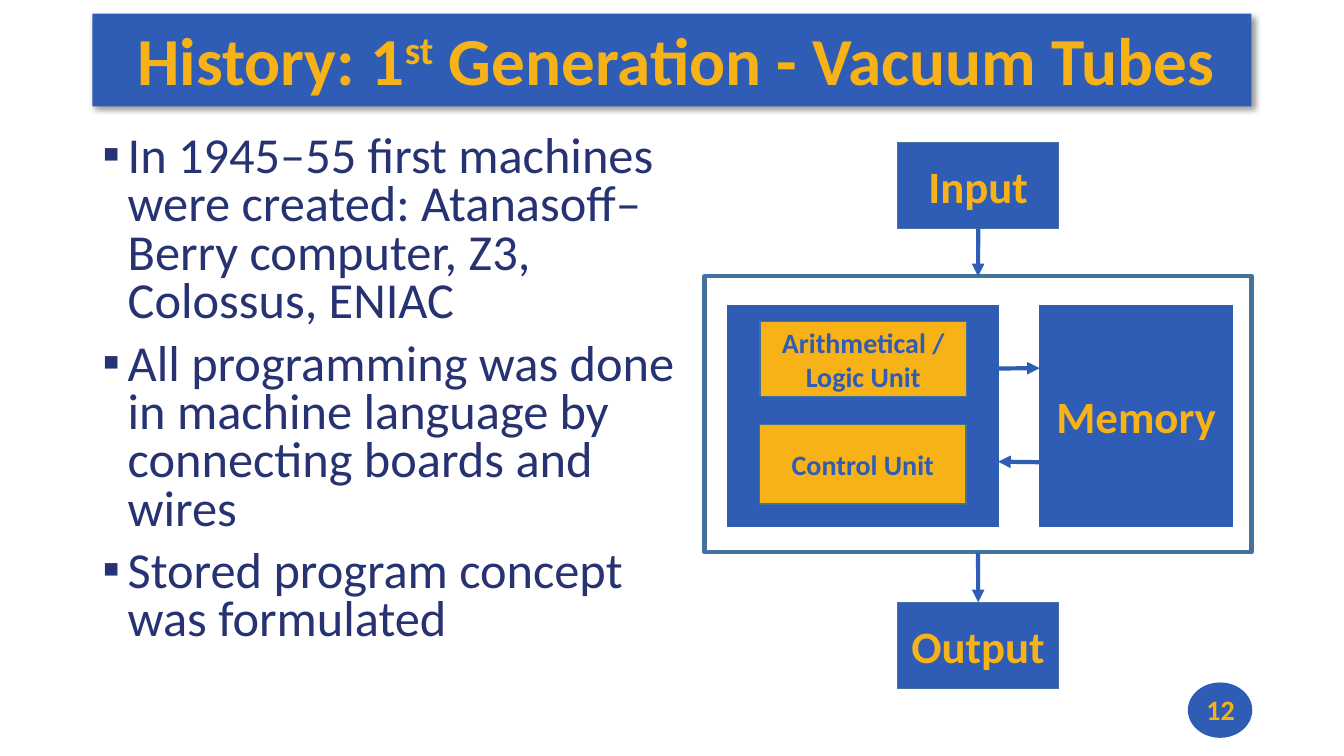
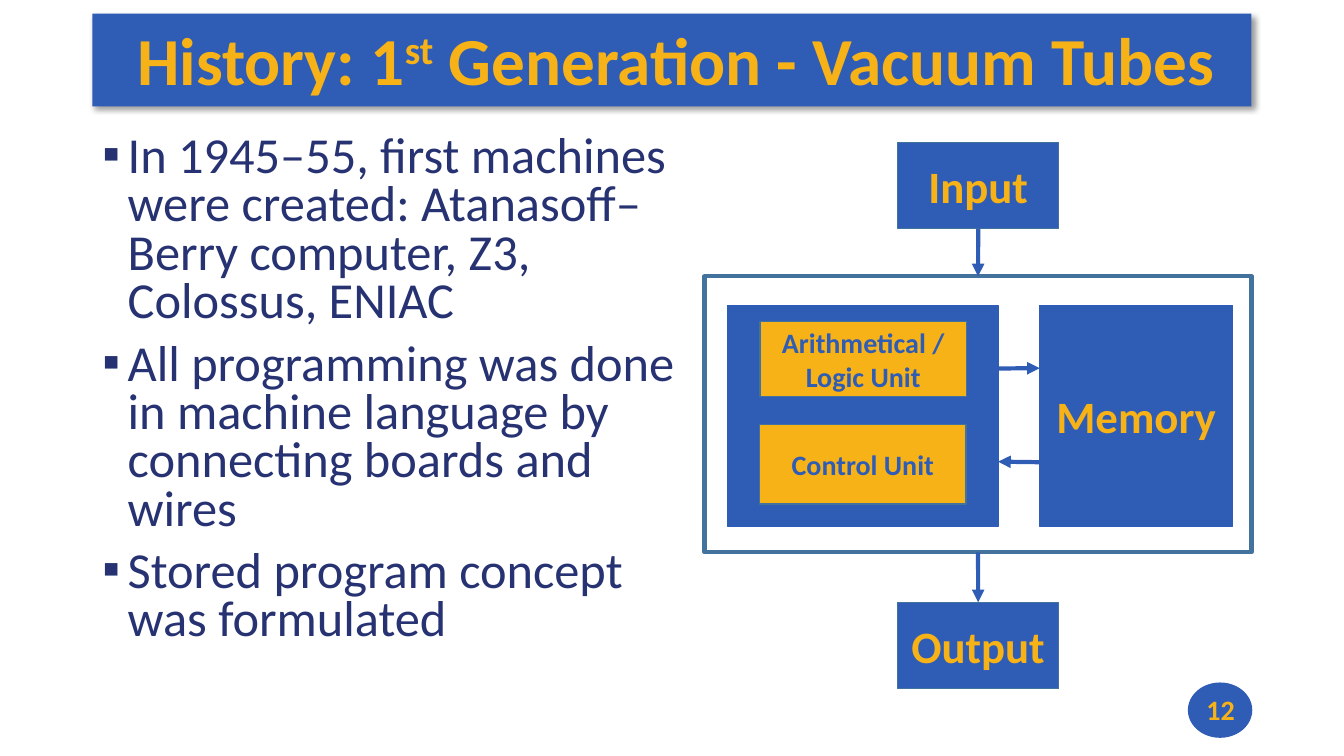
Before and after one commit to andrewt0301/hse-acos-course, a slide deck: slide 12 of docs/part1ca/01_Introduction/CA_Lecture_01.pptx. Drawn at 1344x756 pixels with LibreOffice and Linux fonts; fonts in the diff are those of the drawing. Boxes give left, top, right and bottom in pixels: in the first picture for what was removed or moved away, otherwise in the second. Text is boxed around its words. In the diff, an @@ line names an element or a change of style, - is before the commit and + after.

```diff
--- a/docs/part1ca/01_Introduction/CA_Lecture_01.pptx
+++ b/docs/part1ca/01_Introduction/CA_Lecture_01.pptx
@@ text at bbox=[128, 138, 666, 325]: text changed @@
-▪ In 1945–55 first machines were created: Atanasoff–Berry computer, Z3, Colossus, ENIAC
+▪ In 1945–55, first machines were created: Atanasoff–Berry computer, Z3, Colossus, ENIAC
```
Also in this commit, not shown: 2 other files.
